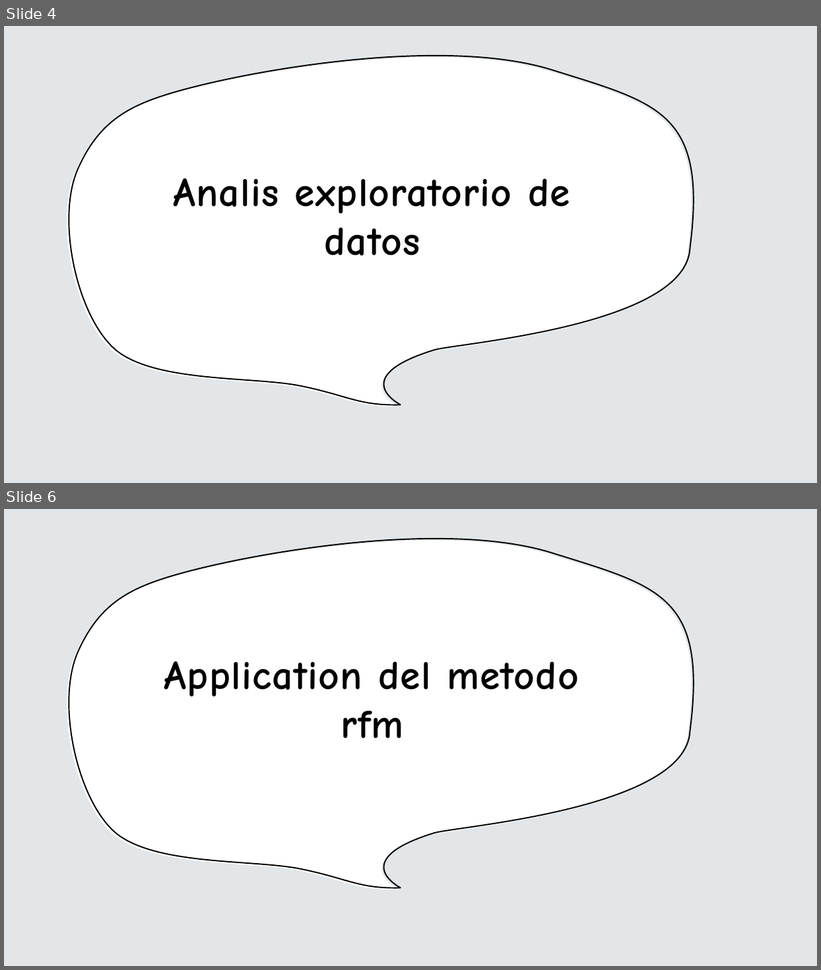
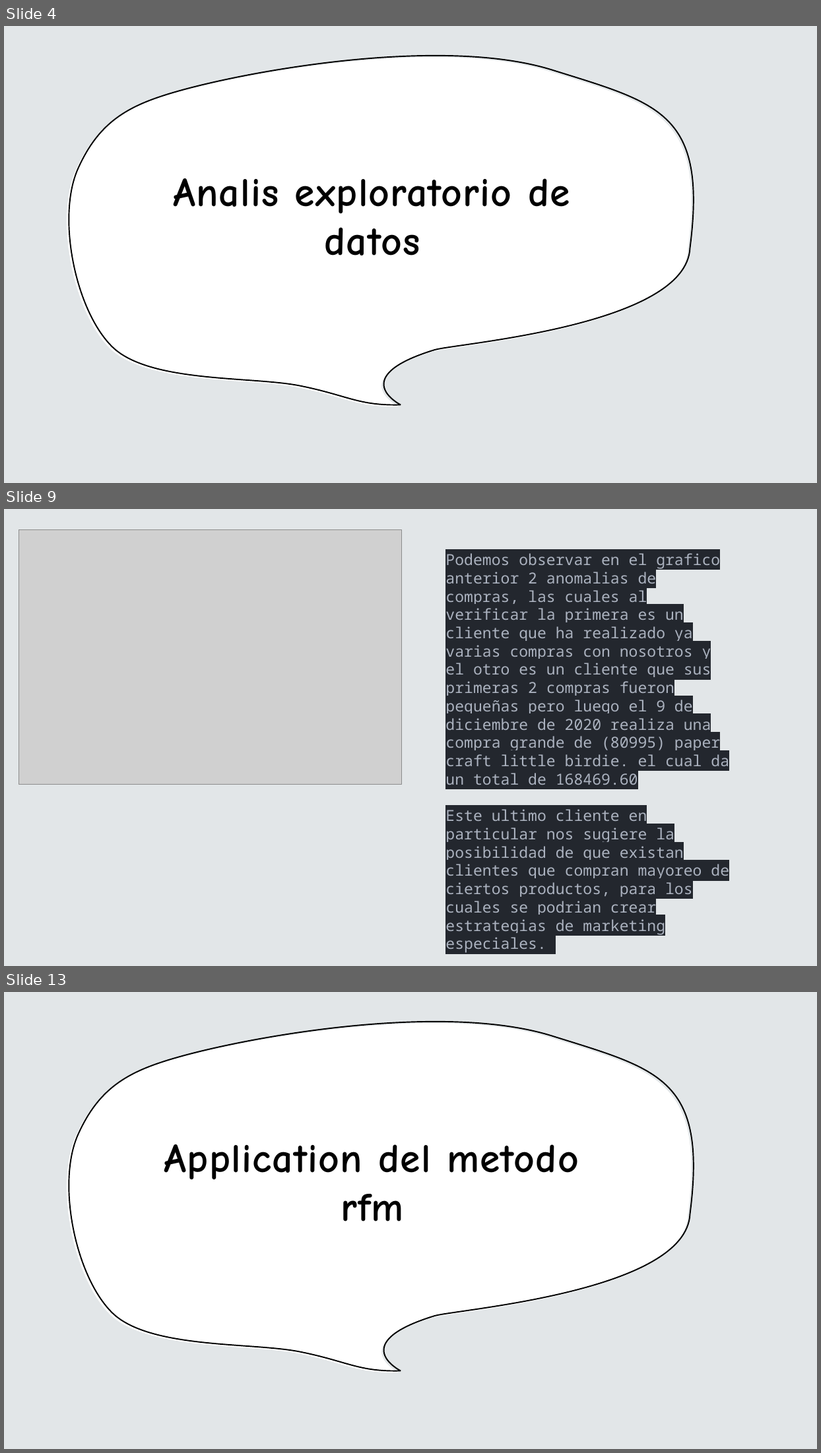
Before and after one commit to kelvin-lab/Customer-Segmentation-CLTV-Retail, a slide deck: Data/static/Esqueleto.pptx. Shown one above the other, each under a label of ours: slides 4 and 6 before the commit, slides 4, 9 and 13 after it; the slides between them are not shown. The pictures are 821x970 and 821x1453 pixels, drawn with LibreOffice and Linux fonts; fonts in the diff are those of the drawing; grey boxes stand for pictures. Boxes give left, top, right and bottom in pixels: in the first picture for what was removed or moved away, otherwise in the second. Text is boxed around its words. In the diff, an @@ line names an element or a change of style, - is before the commit and + after.

```diff
--- a/Data/static/Esqueleto.pptx
+++ b/Data/static/Esqueleto.pptx
@@ slide 9 added at (4, 509, 817, 966), background #E2E6E8 @@
@@ picture added at (19, 529, 402, 785) @@
@@ text added at (446, 553, 729, 935), 18 pt, text #ABB2BF @@
+Podemos observar en el grafico anterior 2 anomalias de compras, las cuales al verificar la primera es un cliente que ha realizado ya varias compras con nosotros y el otro es un cliente que sus primeras 2 compras fueron pequeñas pero luego el 9 de diciembre de 2020 realiza una compra grande de (80995) paper craft little birdie. el cual da un total de 168469.60
+Este ultimo cliente en particular nos sugiere la posibilidad de que existan clientes que compran mayoreo de ciertos productos, para los cuales se podrian crear estrategias de marketing especiales.
@@ what was slide 6 is now slide 13 @@
```
Also in this commit, not shown: 1 slide changed, 10 other slides added, 3 slides removed, 1 other file.
